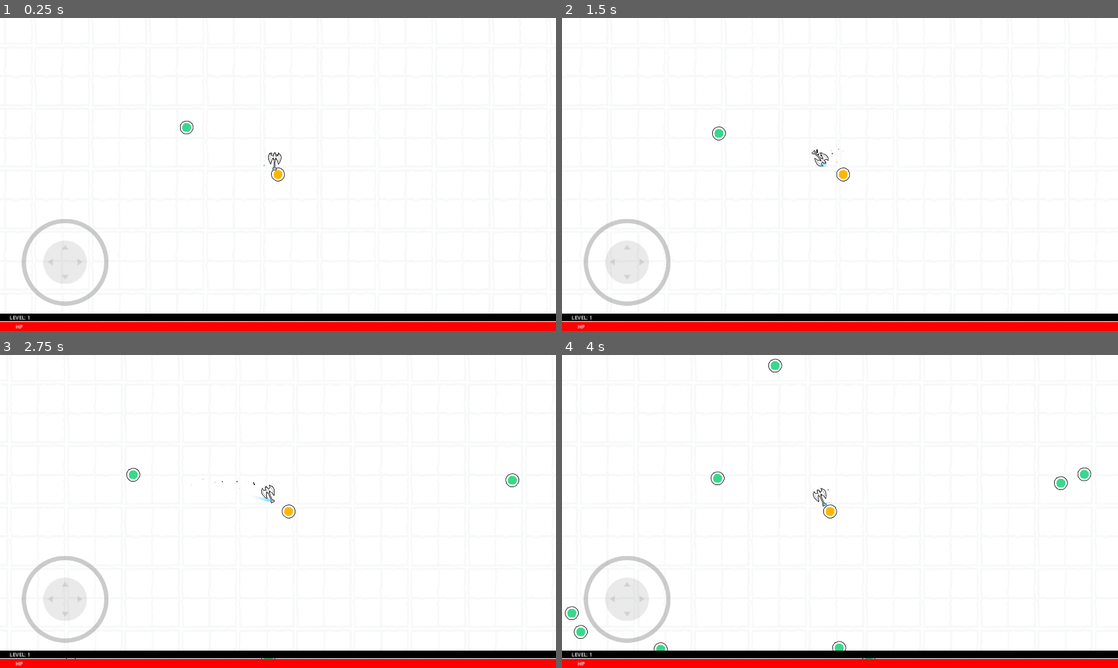
Above: before the commit, frames 1-4 (two rows, left to right).
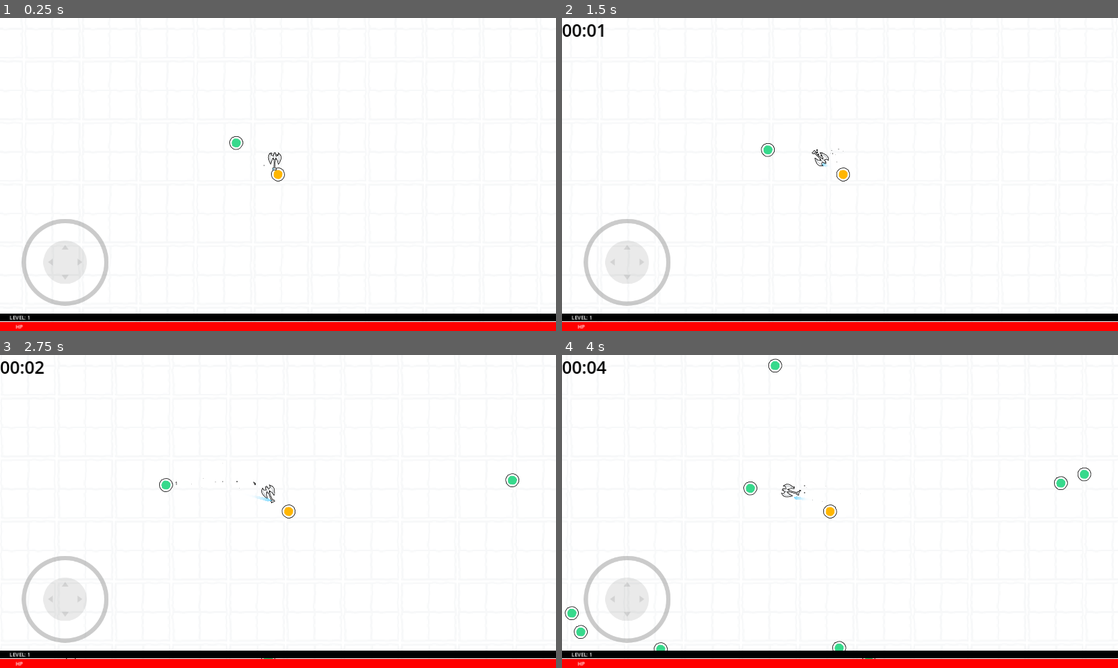
Above: after the commit, the same moments.

Repository: kickflip-games/papercut
Game: Godot game, scene res://scenes/game_flow/gameplay/game.tscn
The game is run twice, just before and just after one commit, with the same random seed, the same clock (stepped at 60 frames per second) and the same inputs.
Inputs (mouse positions are in pixels of both pictures, inside the frame that each line leads up to):
- Up to frame 1 (0.25 s): no input
- Up to frame 2 (1.5 s): tap Enter (ui_accept) at 0.5, 0.77 s; move the mouse to (962, 158) at 0.52 s; press the mouse at (962, 158) at 0.53 s; hold D (right) 0.53-1.25 s; release the mouse at (962, 158) at 1.25 s; drag from (728, 190) to (851, 174) at 1.27 s
- Up to frame 3 (2.75 s): move the mouse to (333, 442) at 2.02 s; press the mouse at (333, 442) at 2.03 s; hold D (right) from 2.03 s (still down)
- Up to frame 4 (4 s): release D (right) at 2.75 s; release the mouse at (895, 442) at 2.75 s; drag from (812, 574) to (851, 511) at 2.77 s; move the mouse to (1006, 558) at 3.52 s; press the mouse at (1006, 558) at 3.53 s; hold A (left) from 3.53 s (still down); tap Enter (ui_accept) at 3.77 s

The runs differ from the first frame. In frame 1, 0.1% of the frame differs, in the area x 32-44%, y 32-43%; in frame 2, 0.3%; in frame 3, 0.4%; in frame 4, 0.5%, in the area x 0-49%, y 2-49%.

Commit message:
Added timer

Diff:
--- a/scenes/game_flow/game_over_panel.gd
+++ b/scenes/game_flow/game_over_panel.gd
@@ -11,8 +11,13 @@
 
 
 func _show_gameover():
+
+
 	self.visible = true
 	can_restart = true
+
+
+
 
 
 func _input(event: InputEvent) -> void:
--- /dev/null
+++ b/scenes/game_flow/gameplay/Control2.gd
@@ -0,0 +1,40 @@
+extends Control
+
+
+# Called when the node enters the scene tree for the first time.
+func _ready():
+	reset_timer()
+	pass # Replace with function body.
+
+
+# Called every frame. 'delta' is the elapsed time since the previous frame.
+func _process(delta):
+	pass
+
+var seconds=0
+var minutes=0
+
+var dseconds=0
+var dminutes=0
+
+
+func _on_timer_timeout():
+	seconds+=1
+	if seconds==60:
+		minutes+=1
+		seconds=0
+
+	if (seconds < 10) && (minutes < 10):
+		$timer_label.text = "0" + str(minutes) + ":" + "0" + str(seconds)
+	elif(seconds >= 10) && (minutes < 10):
+		$timer_label.text = "0" + str(minutes) + ":" + str(seconds)
+	elif(seconds < 10) && (minutes >= 10):
+		$timer_label.text = str(minutes) + ":" + "0" + str(seconds)
+	else:
+		$timer_label.text = str(minutes) + ":" + str(seconds)
+
+	pass # Replace with function body.
+
+func reset_timer():
+	seconds=dseconds
+	minutes=dminutes
--- a/scenes/game_flow/gameplay/game.tscn
+++ b/scenes/game_flow/gameplay/game.tscn
@@ -13,6 +13,7 @@
 [ext_resource type="PackedScene" uid="uid://nq8tp1apdyry" path="res://scenes/upgrades/level_up_ui.tscn" id="12_7ui3t"]
 [ext_resource type="Script" path="res://scenes/game_flow/game_over_panel.gd" id="12_86xoj"]
 [ext_resource type="PackedScene" uid="uid://cko02oljhiby" path="res://scenes/game_flow/paused/paused.tscn" id="13_w46h1"]
+[ext_resource type="Script" path="res://scenes/game_flow/gameplay/Control2.gd" id="14_08cw6"]
 
 [sub_resource type="Resource" id="Resource_6plnk"]
 script = ExtResource("6_o6jjo")
@@ -55,6 +56,7 @@
 [node name="Environment" type="Node2D" parent="."]
 
 [node name="Sprite2D" type="Sprite2D" parent="Environment"]
+position = Vector2(649, 8)
 scale = Vector2(421.868, 313.577)
 texture = ExtResource("1_mncfe")
 
@@ -69,12 +71,13 @@
 region_rect = Rect2(-2537.24, -2280.98, 5048.12, 3481.33)
 
 [node name="Player" parent="." instance=ExtResource("3_tw26w")]
-position = Vector2(288, 148)
+position = Vector2(142, 105)
 
 [node name="EnemySpawner" parent="." instance=ExtResource("4_n1pc5")]
 spawns = Array[ExtResource("6_o6jjo")]([SubResource("Resource_6plnk"), SubResource("Resource_222b3"), SubResource("Resource_upml2")])
 
 [node name="enemy" parent="." instance=ExtResource("5_7w8w8")]
+position = Vector2(7, 3)
 health = 5
 
 [node name="GUI" type="CanvasLayer" parent="."]
@@ -163,12 +166,16 @@
 offset_bottom = 207.0
 grow_horizontal = 2
 grow_vertical = 2
-text = "Press R to restart"
 label_settings = SubResource("LabelSettings_oscfq")
 horizontal_alignment = 1
 
+[node name="game_over_txt3" type="Label" parent="GUI/Control/GameOverPanel"]
+layout_mode = 0
+offset_right = 40.0
+offset_bottom = 23.0
+text = "Press R to restart"
+
 [node name="LevelUpUI" parent="GUI/Control" instance=ExtResource("12_7ui3t")]
-visible = false
 layout_mode = 0
 anchors_preset = 0
 anchor_left = 0.0
@@ -184,3 +191,23 @@
 
 [node name="Paused" parent="GUI" instance=ExtResource("13_w46h1")]
 visible = false
+
+[node name="Timer_Control" type="Control" parent="GUI"]
+layout_mode = 3
+anchors_preset = 0
+offset_right = 40.0
+offset_bottom = 40.0
+script = ExtResource("14_08cw6")
+
+[node name="timer_1" type="Timer" parent="GUI/Timer_Control"]
+autostart = true
+
+[node name="timer_label" type="Label" parent="GUI/Timer_Control"]
+layout_mode = 0
+offset_right = 176.0
+offset_bottom = 89.0
+theme_override_colors/font_color = Color(0, 0, 0, 1)
+theme_override_colors/font_outline_color = Color(0, 0, 0, 1)
+theme_override_font_sizes/font_size = 40
+
+[connection signal="timeout" from="GUI/Timer_Control/timer_1" to="GUI/Timer_Control" method="_on_timer_timeout"]
Not shown: 1 places in scenes/game_flow/gameplay/game.tscn that only renumber resources
